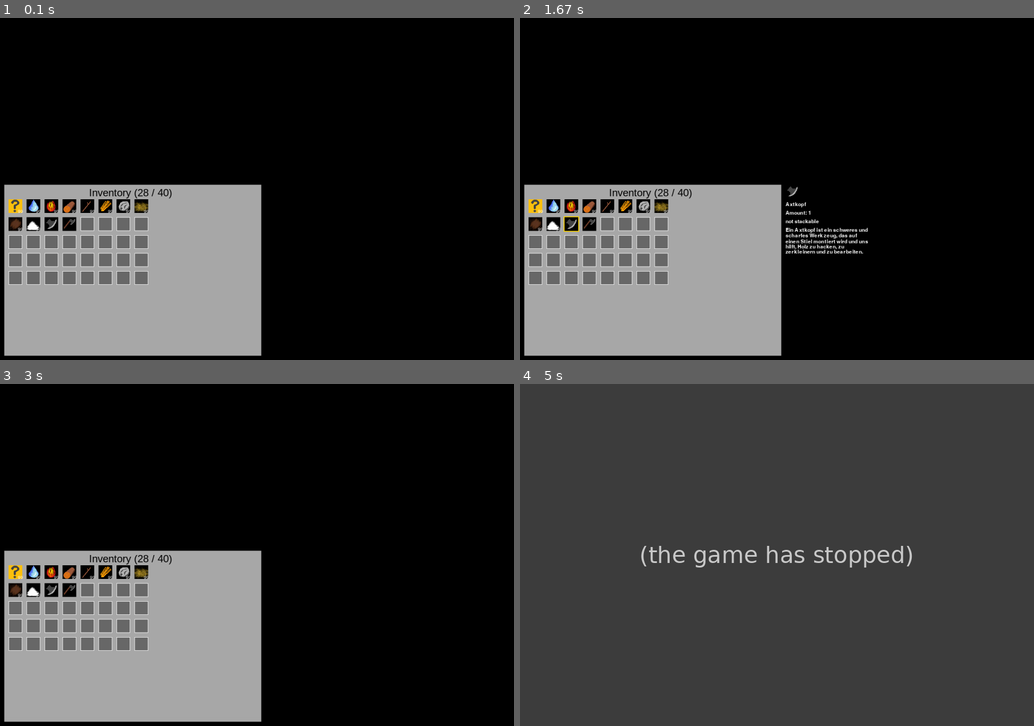
Above: before the commit, frames 1-4 (two rows, left to right).
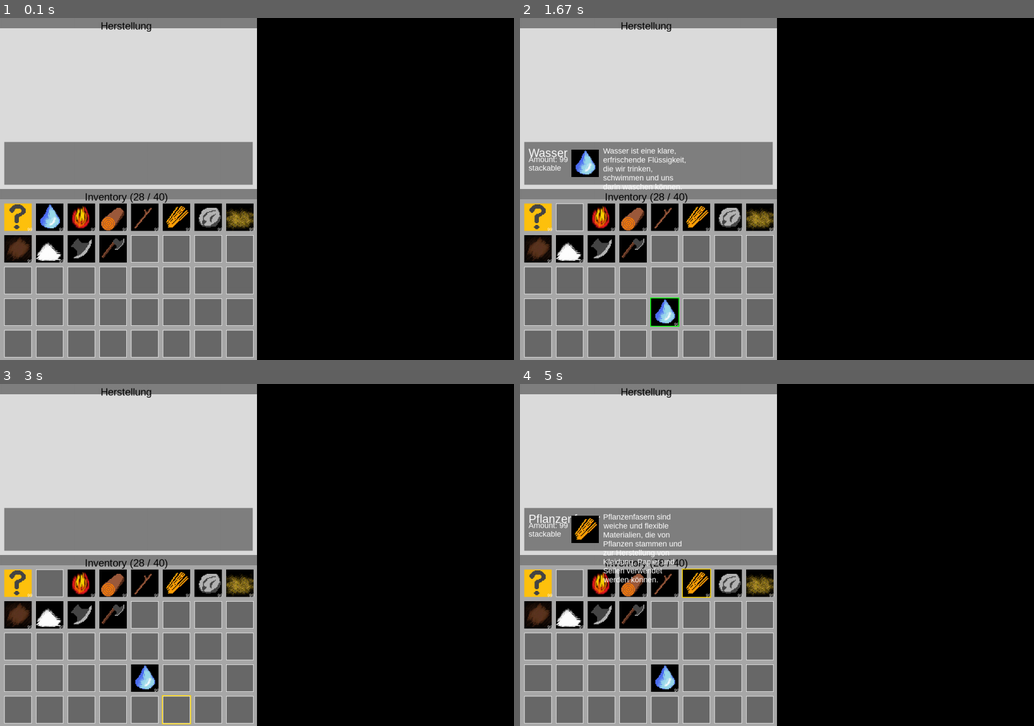
Above: after the commit, the same moments.

Repository: Pappet/CraftingGame_pygame
Game: pygame game, started from CraftingGame/main.py
The game is run twice, just before and just after one commit, with the same random seed, the same clock (stepped at 60 frames per second) and the same inputs.
Inputs (mouse positions are in pixels of both pictures, inside the frame that each line leads up to):
- Up to frame 1 (0.1 s): no input
- Up to frame 2 (1.67 s): press the mouse at (633, 250) at 0.37 s; move the mouse to (622, 257) at 0.47 s; release the mouse at (617, 271) at 0.6 s; tap X at 0.67, 1 s; press the mouse at (571, 216) at 1.37 s; move the mouse to (617, 257) at 1.47 s; release the mouse at (663, 298) at 1.6 s
- Up to frame 3 (3 s): press the mouse at (82, 678) at 1.7 s; move the mouse to (97, 643) at 1.8 s; release the mouse at (113, 609) at 1.93 s; press the mouse at (51, 678) at 2.03 s; move the mouse to (246, 551) at 2.13 s; release the mouse at (447, 425) at 2.27 s; press the mouse at (51, 616) at 2.37 s; move the mouse to (143, 520) at 2.47 s; release the mouse at (231, 425) at 2.6 s; press the mouse at (174, 708) at 2.7 s; move the mouse to (282, 585) at 2.8 s; release the mouse at (385, 459) at 2.93 s
- Up to frame 4 (5 s): press the mouse at (535, 678) at 3.03 s; move the mouse to (679, 606) at 3.13 s; release the mouse at (818, 534) at 3.27 s; press the mouse at (663, 582) at 3.37 s; move the mouse to (669, 575) at 3.47 s; release the mouse at (669, 568) at 3.6 s; press the mouse at (761, 647) at 3.7 s; move the mouse to (782, 551) at 3.8 s; release the mouse at (802, 459) at 3.93 s; press the mouse at (633, 647) at 4.03 s; move the mouse to (612, 616) at 4.13 s; release the mouse at (591, 589) at 4.27 s; press the mouse at (694, 647) at 4.37 s; move the mouse to (653, 596) at 4.47 s; release the mouse at (612, 548) at 4.6 s; press the mouse at (694, 582) at 4.7 s; move the mouse to (833, 616) at 4.8 s; release the mouse at (967, 654) at 4.93 s

The runs differ from the first frame. In frame 1, 45% of the frame differs, in the area x 0-51%, y 0-100%; in frame 2, 45%; in frame 3, 45%; in frame 4, 99%, in the area x 0-100%, y 0-100%.
Error before the commit: AttributeError: 'NoneType' object has no attribute 'item' (Inventory.py line 193); the game stopped at 4.27 s (later frames are placeholders)

Commit message:
First Steps towards a crafting menu. Own Menu with Information of the selected Inventory Slot.

Diff:
--- a/CraftingGame/helper/color.py
+++ b/CraftingGame/helper/color.py
@@ -30,7 +30,6 @@
 coralred = (255, 127, 80),
 gold = (255, 215, 0),
 pink = (255, 192, 203),
-silver = (192, 192, 192),
 khaki = (240, 230, 140),
 orange = (255, 165, 0),
 violet = (238, 130, 238),
--- a/CraftingGame/helper/pygame_text.py
+++ b/CraftingGame/helper/pygame_text.py
@@ -1,4 +1,7 @@
-def draw_multiline_text(window, font, text, color, x, y, max_width):
+import pygame
+
+
+def draw_multiline_text(window, text, size, color, x, y, max_width):
     """
     Zeichnet einen mehrzeiligen Text auf ein Pygame-Fenster.
 
@@ -10,6 +13,7 @@
     y: y-Koordinate des Textanfangs
     max_width: maximale Breite des Textabschnitts
     """
+    font = pygame.font.SysFont("arial", size)
     text_sections = []
     for line in text.split('\n'):
         words = line.split(' ')
@@ -28,3 +32,12 @@
         y += font.size(section)[1]
 
     return y
+
+
+# To Draw text on the screen
+def draw_text(screen, text, size, color, x, y):
+    font = pygame.font.SysFont("arial", size)
+    text_surface = font.render(text, True, color)
+    text_rect = text_surface.get_rect()
+    text_rect.topleft = (x, y)
+    screen.blit(text_surface, text_rect)
--- a/CraftingGame/items/Item.py
+++ b/CraftingGame/items/Item.py
@@ -8,12 +8,13 @@
         self.id = id
         self.name = name
         self.image = pygame.image.load(image_path)
+        self.scaled_image = pygame.transform.scale(self.image, (self.image.get_width()*2, self.image.get_height()*2))
         self.category = category
         self.description = description
         self.stackable = stackable
 
     def get_image(self):
-        return self.image
+        return self.scaled_image
 
     def get_name(self):
         return self.name
--- a/CraftingGame/main.py
+++ b/CraftingGame/main.py
@@ -1,8 +1,11 @@
 import pygame
+
 import helper.color as color
 from menus.Inventory import Inventory
 from items.ItemsManager import ItemsManager
 from menus.MenuManager import MenuManager
+from menus.Menu import Menu
+from menus.CraftingMenu import CraftingMenu
 from Recipes.RecipeManager import RecipeManager
 
 pygame.init()
@@ -16,7 +19,7 @@
 inventory_rows = 5
 inventory_cols = 8
 inventory_tile = "Inventory"
-inventory_slot_size = 32
+inventory_slot_size = 64
 menu_spacing = 10
 menu_title_spacing = 24
 menu_font_size = 18
@@ -32,15 +35,33 @@
 
 # ---- create menus and menu manager --------------------------------------------------------
 menu_manager = MenuManager()
-inventory = Inventory(menu_spacing, screen_height//2-menu_spacing, screen_width//2, screen_height//2, inventory_slot_size, menu_spacing, inventory_rows,
-                      inventory_cols, menu_spacing, menu_font_size, menu_title_spacing, inventory_tile, True)
-
-menu_manager.add_menu(inventory)
+top_left = (0, 0)
+top_right = (screen_width//2, 0)
+bottom_left = (0, screen_height//2)
+bottom_right = (screen_width//2, screen_height//2)
 
 # ---- create inventory and items --------------------------------------------------------
 items_manager = ItemsManager()
 items_manager.load_items("./items/items.json")
 
+inventory = Inventory(bottom_left[0], bottom_left[1], screen_width//2, screen_height//2, inventory_slot_size, menu_spacing, inventory_rows,
+                      inventory_cols, menu_spacing, menu_font_size, menu_title_spacing, inventory_tile, True)
+
+# ---- Rezepte --------------------------------------------------------
+recipe_manager = RecipeManager(inventory, items_manager)
+recipe_manager.load_recipes("./Recipes/recipes.json")
+
+# ---- create menus and menu manager --------------------------------------------------------
+crafting_menu = CraftingMenu(top_left[0], top_left[1], screen_width//2, screen_height//2, menu_spacing, menu_font_size, menu_title_spacing, "Herstellung", True, inventory, items_manager)
+map_menu = Menu(top_right[0], top_right[1], screen_width//2, screen_height//2, menu_spacing, menu_font_size, menu_title_spacing, "Karte", False)
+massage_menu = Menu(bottom_right[0], bottom_right[1], screen_width//2, screen_height//2, menu_spacing, menu_font_size, menu_title_spacing, "Nachrichten", False)
+
+menu_manager.add_menu(inventory)
+menu_manager.add_menu(crafting_menu)
+menu_manager.add_menu(map_menu)
+menu_manager.add_menu(massage_menu)
+
+# ---- Manipulate the Inventory --------------------------------------------------------
 for item in items_manager.items:
     if item.stackable:
         inventory.add_item(item, 99)
@@ -48,10 +69,6 @@
         inventory.add_item(item, 1)
 
 print(inventory.get_items())
-
-# ---- Rezepte --------------------------------------------------------
-recipe_manager = RecipeManager(inventory, items_manager)
-recipe_manager.load_recipes("./Recipes/recipes.json")
 # print(recipe_manager.get_recipes_by_ingredient("Holz"))
 # print(recipe_manager.can_craft(recipe_manager.get_recipe_by_name("Steinaxt")))
 # recipe_manager.craft(recipe_manager.get_recipe_by_name("Stock"))
--- /dev/null
+++ b/CraftingGame/menus/CraftingMenu.py
@@ -0,0 +1,40 @@
+import pygame
+import CraftingGame.helper.color as color
+import CraftingGame.helper.pygame_text as text
+from CraftingGame.menus.Menu import Menu
+
+
+class CraftingMenu(Menu):
+    def __init__(self, x, y, width, height, edge_spacing, menu_font_size, title_spacing, title, active, inventory, item_manager):
+        super().__init__(x=x, y=y, width=width, height=height,
+                         edge_spacing=edge_spacing, menu_font_size=menu_font_size, title_spacing=title_spacing,
+                         title=title, active=active)
+        self.bg_color = color.gainsboro
+        self.inventory = inventory
+        self.item_manager = item_manager
+
+        self.info_width = self.width - self.edge_spacing * 2
+        self.info_height = 100
+        self.info_x = self.x + self.edge_spacing
+        self.info_y = self.height - self.info_height - self.edge_spacing
+
+        self.selected_slot_rect = (self.info_x, self.info_y, self.info_width, self.info_height)
+
+    def draw(self, surface):
+        super().draw(surface)
+        # draw the selected item's info
+        pygame.draw.rect(surface, color.gray, self.selected_slot_rect)
+        if self.inventory.selected_slot is not None and self.inventory.selected_slot.get_item_in_slot():
+            if self.inventory.selected_slot.get_item_in_slot().stackable:
+                stackable_str = "stackable"
+            else:
+                stackable_str = "not stackable"
+            image_item = self.inventory.selected_slot.get_item_in_slot().get_image()
+
+            text.draw_text(surface, self.inventory.selected_slot.get_item_in_slot().name, int(self.menu_font_size*1.5), color.white, self.info_x + self.edge_spacing, self.info_y + self.edge_spacing)
+            text.draw_text(surface, f"Amount: {self.inventory.selected_slot.amount}", self.menu_font_size, color.white, self.info_x + self.edge_spacing, self.info_y + self.edge_spacing + 20)
+            text.draw_text(surface, stackable_str, self.menu_font_size, color.white, self.info_x + self.edge_spacing, self.info_y + self.edge_spacing + 40)
+            surface.blit(image_item, (self.info_x + self.edge_spacing + 100, self.info_y + self.info_height//2 - image_item.get_height()//2))
+            text.draw_multiline_text(surface, self.inventory.selected_slot.get_item_in_slot().description, self.menu_font_size,
+                                     color.white,
+                                     self.info_x + self.edge_spacing*2 + 100 + image_item.get_width(), self.info_y + self.edge_spacing, 200)
--- a/CraftingGame/menus/Inventory.py
+++ b/CraftingGame/menus/Inventory.py
@@ -227,6 +227,7 @@
             pygame.draw.rect(surface, self.bg_color, bg_rect)
 
             # draw the Inventory title with additional information
+            pygame.draw.rect(surface, color.gray, (self.x, self.y, self.width, self.title_spacing))
             title_surface = self.font.render(
                 f"{self.title} ({self.get_free_inventory_space()} / {self.get_inventory_space()})", True, color.black)
             surface.blit(title_surface, (self.x - (title_surface.get_width() / 2) +
@@ -235,31 +236,6 @@
             # draw the slots
             for slot in self.slots:
                 slot.draw(surface)
-
-            # draw the selected item's info
-            if self.selected_slot is not None and self.selected_slot.get_item_in_slot():
-                font = pygame.font.Font(None, self.menu_font_size)
-                name_text = font.render(
-                    self.selected_slot.get_item_in_slot().name, True, color.white)
-                image_item = self.selected_slot.get_item_in_slot().get_image()
-                amount_text = font.render(
-                    f"Amount: {self.selected_slot.amount}", True, color.white)
-                if self.selected_slot.get_item_in_slot().stackable:
-                    stackable_str = "stackable"
-                else:
-                    stackable_str = "not stackable"
-                stackable_text = font.render(stackable_str, True, color.white)
-
-                surface.blit(image_item, (self.x +
-                                          self.width + self.slot_spacing, self.y))
-                surface.blit(name_text, (self.x +
-                                         self.width + self.slot_spacing, self.y + 40))
-                surface.blit(amount_text, (self.x + self.width +
-                                           self.slot_spacing, self.y + 60))
-                surface.blit(stackable_text, (self.x +
-                                              self.width + self.slot_spacing, self.y + 80))
-                text.draw_multiline_text(surface, font, self.selected_slot.get_item_in_slot().description, color.white,
-                                         self.x + self.width + self.slot_spacing, self.y + 100, 200)
 
             # Render the dragging image surface at the mouse position
             if self.dragging_image is not None:
@@ -313,7 +289,7 @@
             if event.button == 1:
                 pos = pygame.mouse.get_pos()
                 slot_index = self.get_slot_at_position(pos)
-                if slot_index is not None and slot_index != self.selected_slot:
+                if slot_index is not None and slot_index != self.selected_slot and self.dragging_image:
                     self.move_item(self.selected_slot, slot_index)
                     self.selected_slot.selected = False
                     slot_index.selected = True
--- a/CraftingGame/menus/Menu.py
+++ b/CraftingGame/menus/Menu.py
@@ -31,9 +31,12 @@
             # top left=(self.x - self.edge_spacing, self.y - self.edge_spacing - self.title_spacing))
             pygame.draw.rect(surface, self.bg_color, bg_rect)
 
-            title_surface = self.font.render(self.title, True, color.white)
+            pygame.draw.rect(surface, color.gray, (self.x, self.y, self.width, self.title_spacing))
+            title_surface = self.font.render(self.title, True, color.black)
             surface.blit(title_surface, (self.x - (title_surface.get_width()/2) +
                                          (self.width/2) - (self.edge_spacing/2), self.y + (self.edge_spacing/2)))
 
     def update(self, event):
-        return
+        if event.type == pygame.KEYDOWN:
+            if event.key == pygame.K_x:
+                self.toggle_menu()
